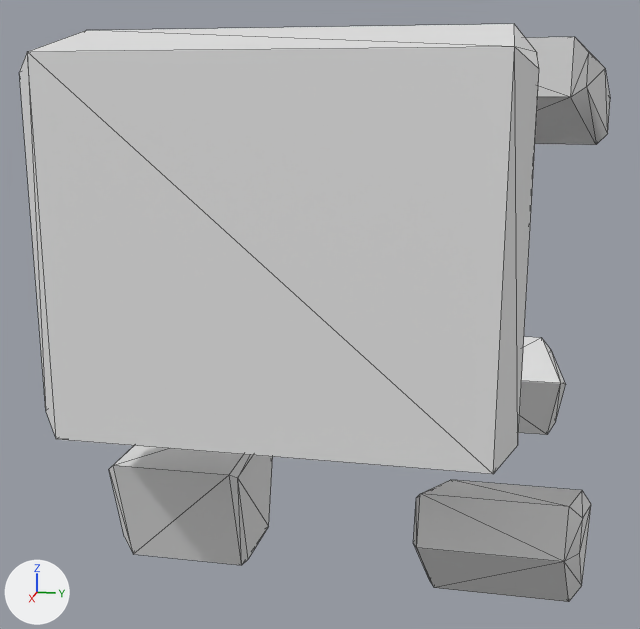
The OBJ model assets/meshes/mech2/torso/chest_blue.obj as it was, and as the next commit left it.
Camera for both pictures: a camera (50 mm lens) standing at (7.49, 0.85, 9.76) and looking at (0.18, -0.62, 7.93). Lighting does not change. The marker at lower left points along +X, +Y and +Z. The first picture is the older version. Mesh edges are drawn as thin lines. Where no turn or scale is listed for an object, it has been applied to the vertices. Vertices at exactly the same position are counted once.

The scene before the commit, as lines of its bpy script (objects in view):
```python
me_chest_blue = bpy.data.meshes.new('chest_blue')
me_chest_blue.from_pydata(...)  # 128 vertices, 234 faces; spans x -2.79..2.79, y -1.88..1.67, z 6.28..10.16
ob_chest_blue = bpy.data.objects.new('chest_blue', me_chest_blue)
ob_chest_blue.location = (0.0, 0.0, 0.0)
```
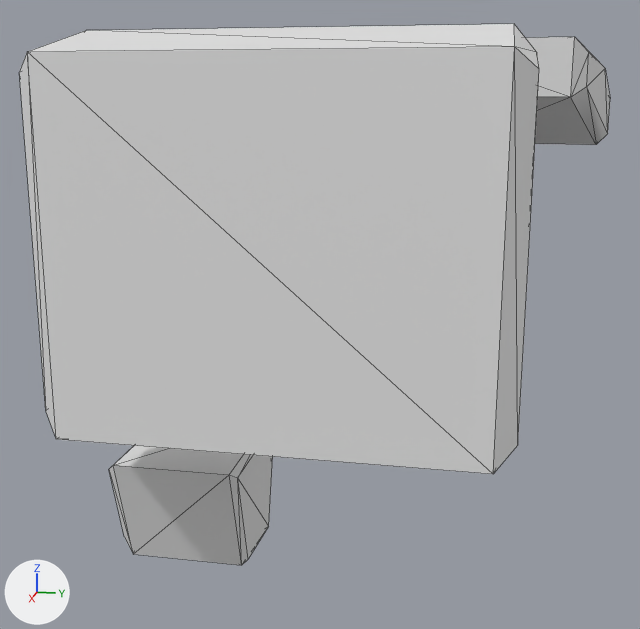
Boxes [x1, y1, x2, y2] around the edits, measured in the pictures (640 x 629 px):
'chest_blue', reshaped (6% shorter): before [19, 24, 610, 602]; after [19, 24, 610, 565]
part 1 of me_chest_blue, deleted: before [413, 480, 591, 602]
part 2 of me_chest_blue, deleted: before [519, 337, 565, 435]

The change, as a diff of the scene's bpy script:
```diff
--- a/assets/meshes/mech2/torso/chest_blue.obj.py
+++ b/assets/meshes/mech2/torso/chest_blue.obj.py
@@ me_chest_blue @@
 # used by ob_chest_blue; location = (0.0, 0.0, 0.0)
-me_chest_blue.from_pydata(...)  # 128 vertices, 234 faces; spans x -2.79..2.79, y -1.88..1.67, z 6.28..10.16
+me_chest_blue.from_pydata(...)  # 96 vertices, 178 faces; spans x -2.79..2.79, y -1.88..1.67, z 6.41..10.16
+# me_chest_blue part 1: the loose piece of 16 vertices spanning x 1.26..2.12, y 0.4..1.6, z 6.28..7.22 is deleted
+# me_chest_blue part 2: the loose piece of 16 vertices spanning x -2.12..-1.26, y 0.4..1.6, z 6.28..7.22 is deleted
```
